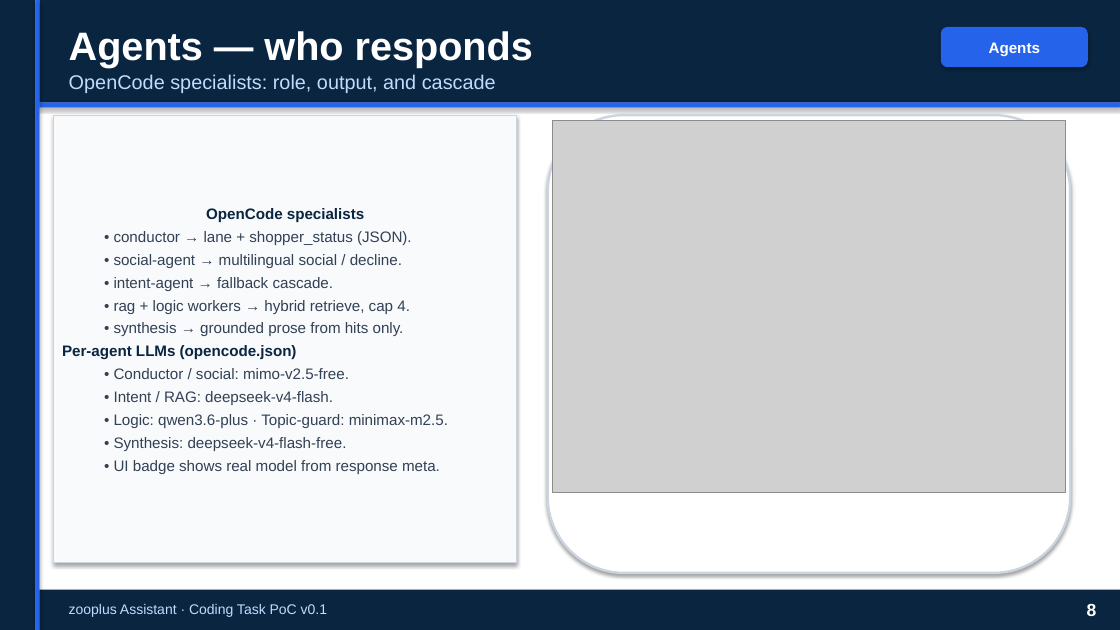
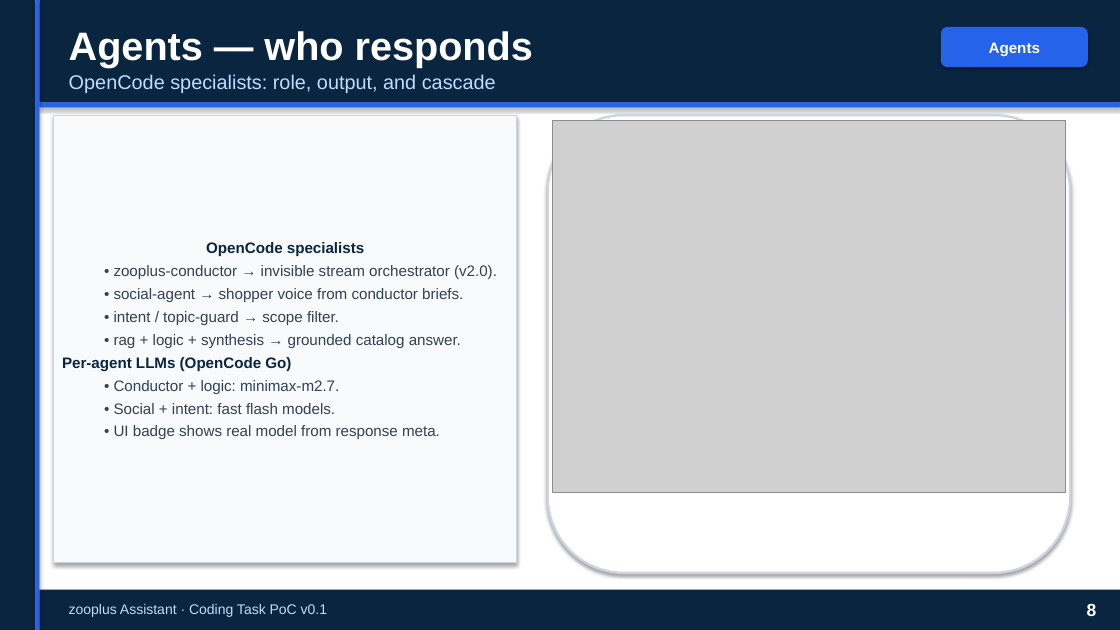
Before and after one commit to peluzzza/PoCAssistantZooplus, a slide deck: slide 8 of docs/deliverables/v0.1/zooplus-assistant-interview-15min-pro.pptx. Drawn at 1120x630 pixels with LibreOffice and Linux fonts; fonts in the diff are those of the drawing; grey boxes stand for pictures. Boxes give left, top, right and bottom in pixels: in the first picture for what was removed or moved away, otherwise in the second. Text is boxed around its words. In the diff, an @@ line names an element or a change of style, - is before the commit and + after.

```diff
--- a/docs/deliverables/v0.1/zooplus-assistant-interview-15min-pro.pptx
+++ b/docs/deliverables/v0.1/zooplus-assistant-interview-15min-pro.pptx
@@ text in rectangle at [62,265,497,414]: text changed @@
-  • conductor → lane + shopper_status (JSON).
-  • social-agent → multilingual social / decline.
-  • intent-agent → fallback cascade.
-  • rag + logic workers → hybrid retrieve, cap 4.
-  • synthesis → grounded prose from hits only.
-Per-agent LLMs (opencode.json)
-  • Conductor / social: mimo-v2.5-free.
-  • Intent / RAG: deepseek-v4-flash.
-  • Logic: qwen3.6-plus · Topic-guard: minimax-m2.5.
-  • Synthesis: deepseek-v4-flash-free.
+  • zooplus-conductor → invisible stream orchestrator (v2.0).
+  • social-agent → shopper voice from conductor briefs.
+  • intent / topic-guard → scope filter.
+  • rag + logic + synthesis → grounded catalog answer.
+Per-agent LLMs (OpenCode Go)
+  • Conductor + logic: minimax-m2.7.
+  • Social + intent: fast flash models.
```
Also in this commit, not shown: 3 other slides changed, 13 other files.
